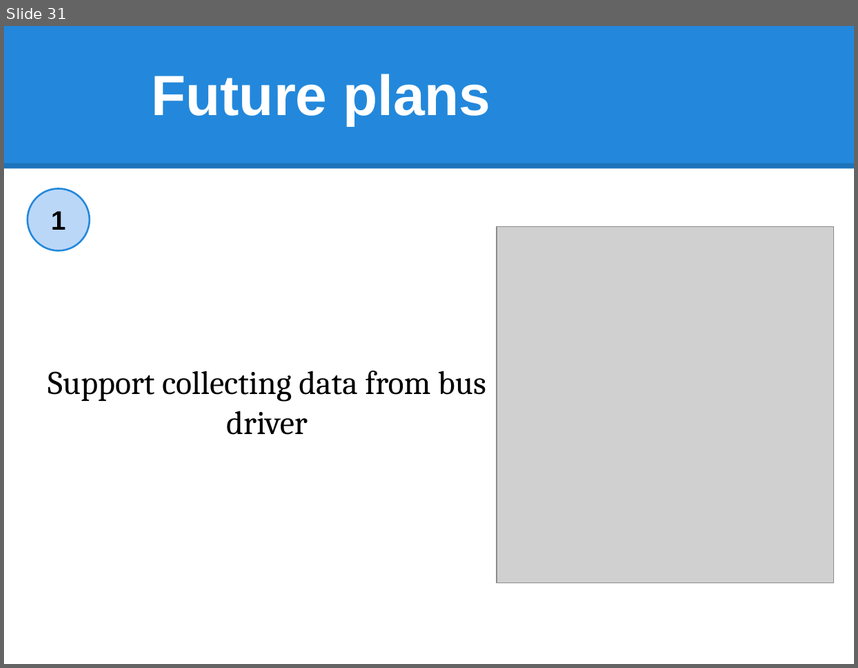
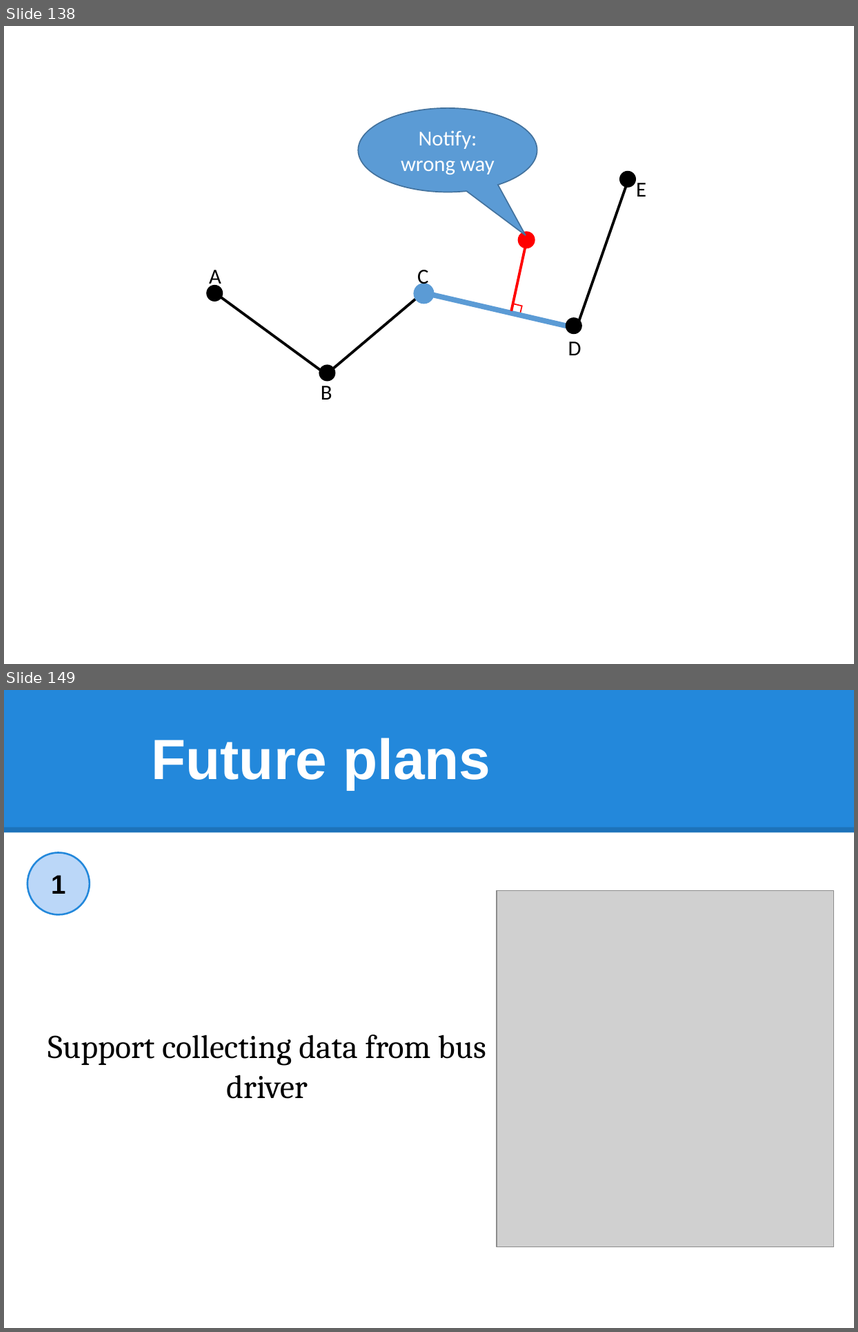
Before and after one commit to hqt/street-router, a slide deck: Document/presentation/full presentation.pptx. Shown one above the other, each under a label of ours: slide 31 before the commit, slides 138 and 149 after it; the slides between them are not shown. The pictures are 858x668 and 858x1332 pixels, drawn with LibreOffice and Linux fonts; fonts in the diff are those of the drawing; grey boxes stand for pictures. Boxes give left, top, right and bottom in pixels: in the first picture for what was removed or moved away, otherwise in the second. Text is boxed around its words. In the diff, an @@ line names an element or a change of style, - is before the commit and + after.

```diff
--- a/Document/presentation/full presentation.pptx
+++ b/Document/presentation/full presentation.pptx
@@ slide 138 added at (4,26,854,664), background #FFFFFF @@
@@ speech bubble added at (359,109,538,192), fill #5B9BD5, outline #43739E 1 pt, 18 pt, text #FFFFFF @@
+Notify: wrong way
@@ line added from (579, 320) to (628, 181), #000000 2.25 pt @@
@@ ellipse added at (620,172,635,187), fill #000000, outline #000000 1 pt @@
@@ text added at (636,183,646,196), 18 pt, text #000000 @@
+E
@@ ellipse added at (518,232,535,248), fill #FF0000, outline #FF0000 1 pt @@
@@ line added from (526, 245) to (512, 311), #FF0000 2.25 pt @@
@@ text added at (209,270,221,289), 18 pt, text #000000 @@
+A
@@ text added at (417,270,428,289), 18 pt, text #000000 @@
+C
@@ ellipse added at (207,285,223,301), fill #000000, outline #000000 1 pt @@
@@ line added from (215, 292) to (326, 374), #000000 2.25 pt @@
@@ line added from (326, 374) to (423, 292), #000000 2.25 pt @@
@@ ellipse added at (417,285,432,301), fill #5B9BD5, outline #5B9BD5 4.5 pt @@
@@ line added from (423, 292) to (566, 325), #5B9BD5 4.5 pt @@
@@ rectangle added at (511,304,522,314), outline #FF0000 1 pt @@
@@ ellipse added at (566,318,582,333), fill #000000, outline #000000 1 pt @@
@@ text added at (568,341,582,355), 18 pt, text #000000 @@
+D
@@ ellipse added at (319,365,335,381), fill #000000, outline #000000 1 pt @@
@@ text added at (321,385,332,399), 18 pt, text #000000 @@
+B
@@ what was slide 31 is now slide 149 @@
```
Also in this commit, not shown: 124 other slides added, 7 slides removed, 4 other files.
